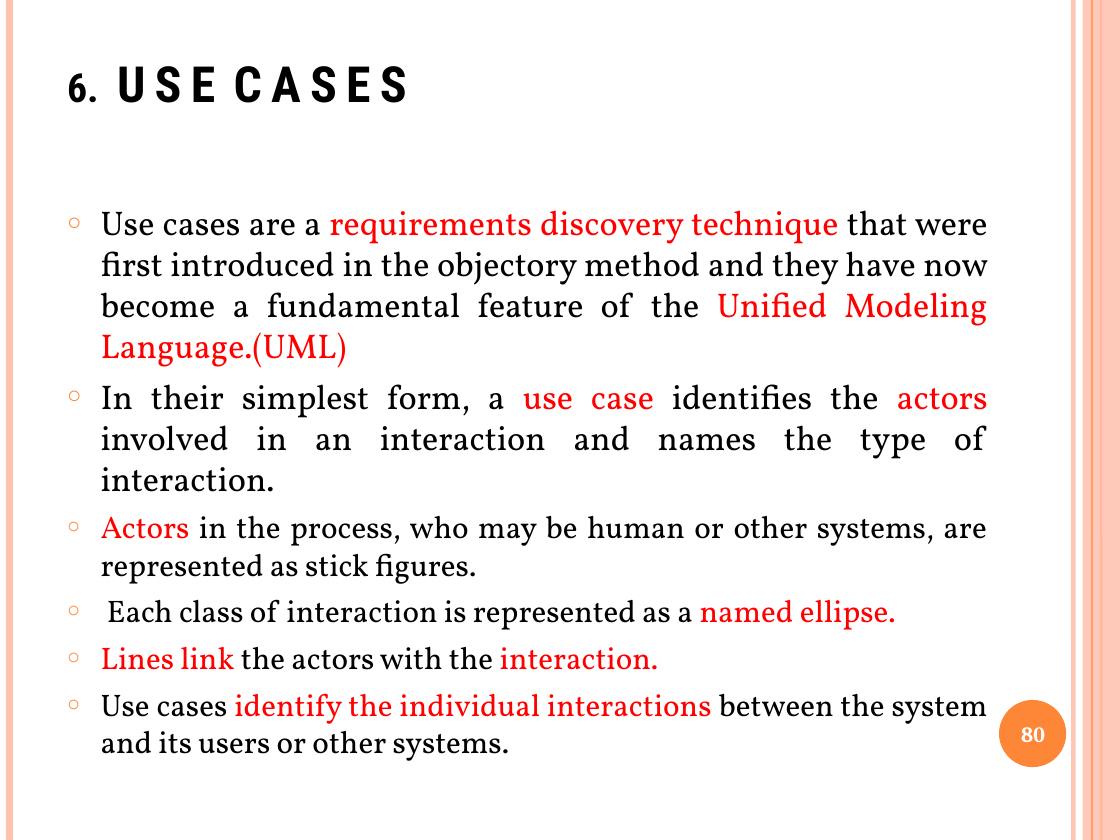
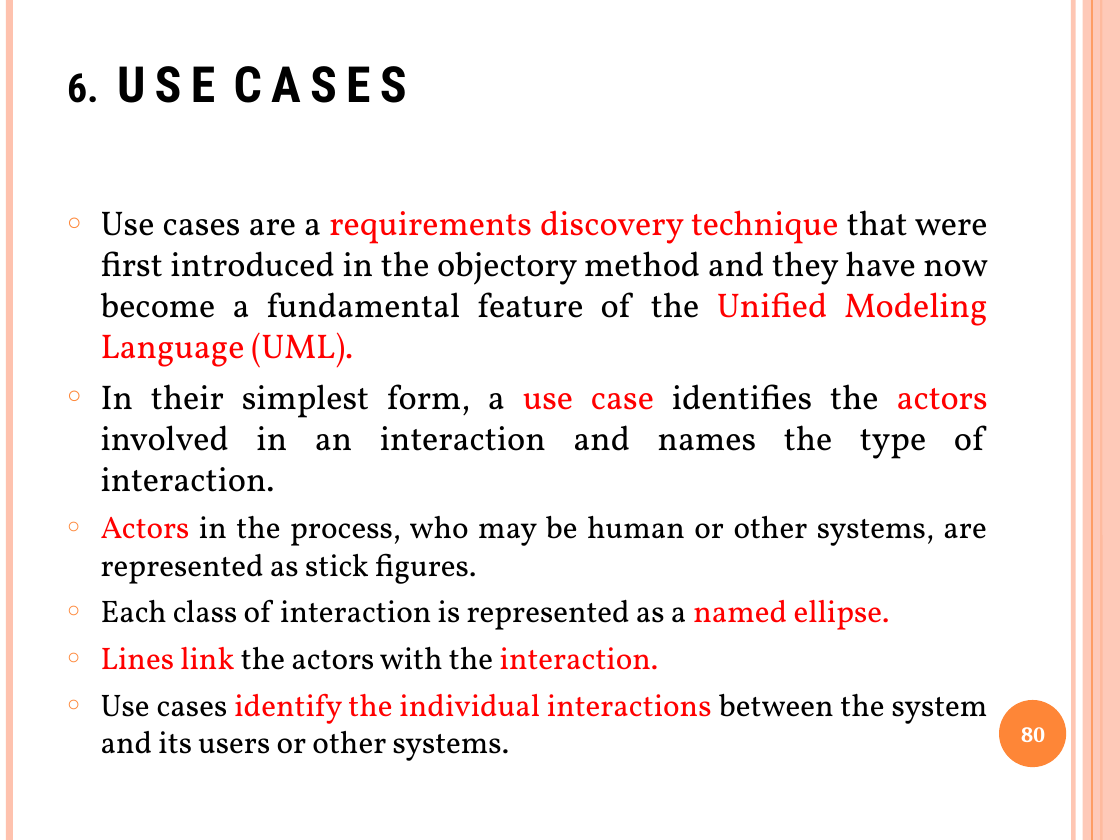
Before and after one commit to GeneralNitin/S6, a slide deck: slide 80 of 04. Software Engineering and Project Management/PPTs/M2.pptx. Drawn at 1120x840 pixels with LibreOffice and Linux fonts; fonts in the diff are those of the drawing. Boxes give left, top, right and bottom in pixels: in the first picture for what was removed or moved away, otherwise in the second. Text is boxed around its words. In the diff, an @@ line names an element or a change of style, - is before the commit and + after.

```diff
--- a/04. Software Engineering and Project Management/PPTs/M2.pptx
+++ b/04. Software Engineering and Project Management/PPTs/M2.pptx
@@ text at [101, 210, 988, 368]: text changed @@
-○ Use cases are a requirements discovery technique that were first introduced in the objectory method and they have now become a fundamental feature of the Unified Modeling Language.(UML)
+○ Use cases are a requirements discovery technique that were first introduced in the objectory method and they have now become a fundamental feature of the Unified Modeling Language (UML).
```
Also in this commit, not shown: 43 other slides changed, 2 slides added, 4 slides removed, 42 other files.
